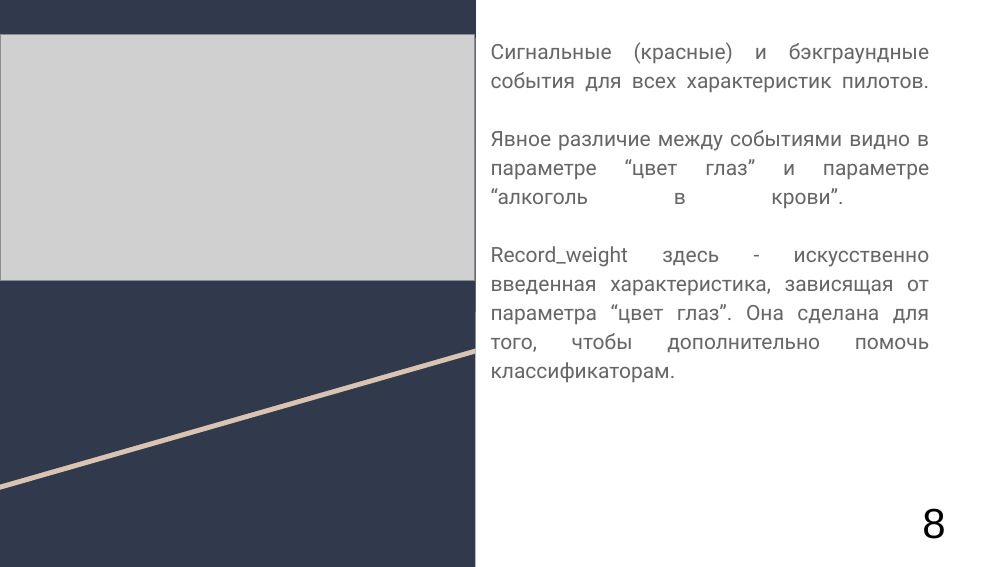
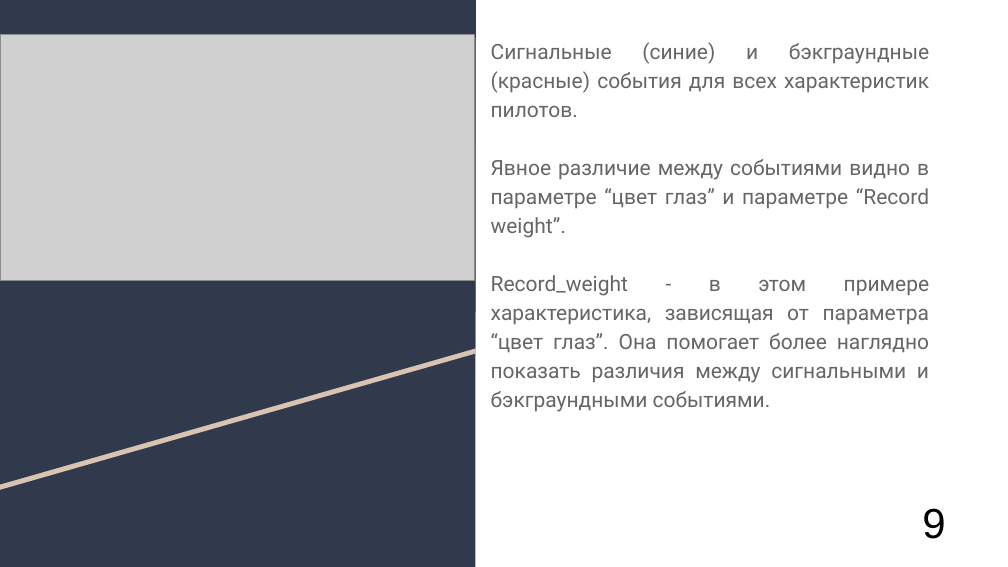
Before and after one commit to AlexanderUzunyan/TestProject, a slide deck: slide 10 of neuro/doc/TMVA.odp (slide 9 before the commit). Drawn at 1008x567 pixels with LibreOffice and Linux fonts; fonts in the diff are those of the drawing; grey boxes stand for pictures. Boxes give left, top, right and bottom in pixels: in the first picture for what was removed or moved away, otherwise in the second. Text is boxed around its words. In the diff, an @@ line names an element or a change of style, - is before the commit and + after.

```diff
--- a/neuro/doc/TMVA.odp
+++ b/neuro/doc/TMVA.odp
@@ text at (491,42,930,412): text changed @@
-Сигнальные (красные) и бэкграундные события для всех характеристик пилотов.
-Явное различие между событиями видно в параметре “цвет глаз” и параметре “алкоголь в крови”.
-Record_weight здесь - искусственно введенная характеристика, зависящая от параметра “цвет глаз”. Она сделана для того, чтобы дополнительно помочь классификаторам.
+Сигнальные (синие) и бэкграундные (красные) события для всех характеристик пилотов.
+Явное различие между событиями видно в параметре “цвет глаз” и параметре “Record weight”.
+Record_weight - в этом примере характеристика, зависящая от параметра “цвет глаз”. Она помогает более наглядно показать различия между сигнальными и бэкграундными событиями.
@@ title at (922,508,945,539): text changed @@
-8
+9
```
Also in this commit, not shown: 7 other slides changed, 3 slides added, 1 slide removed.
